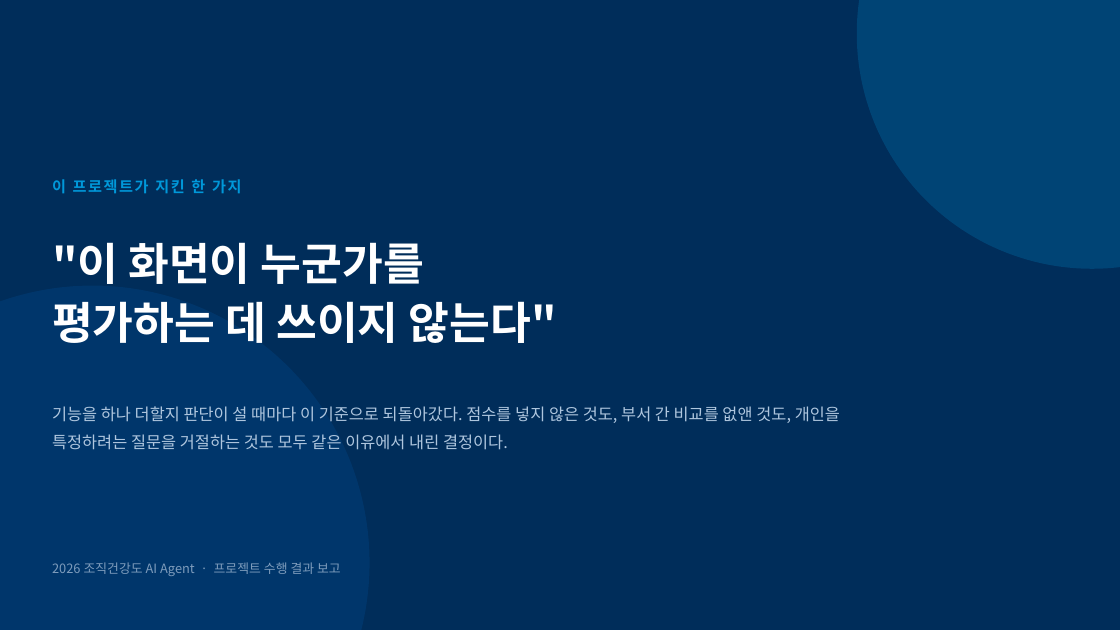
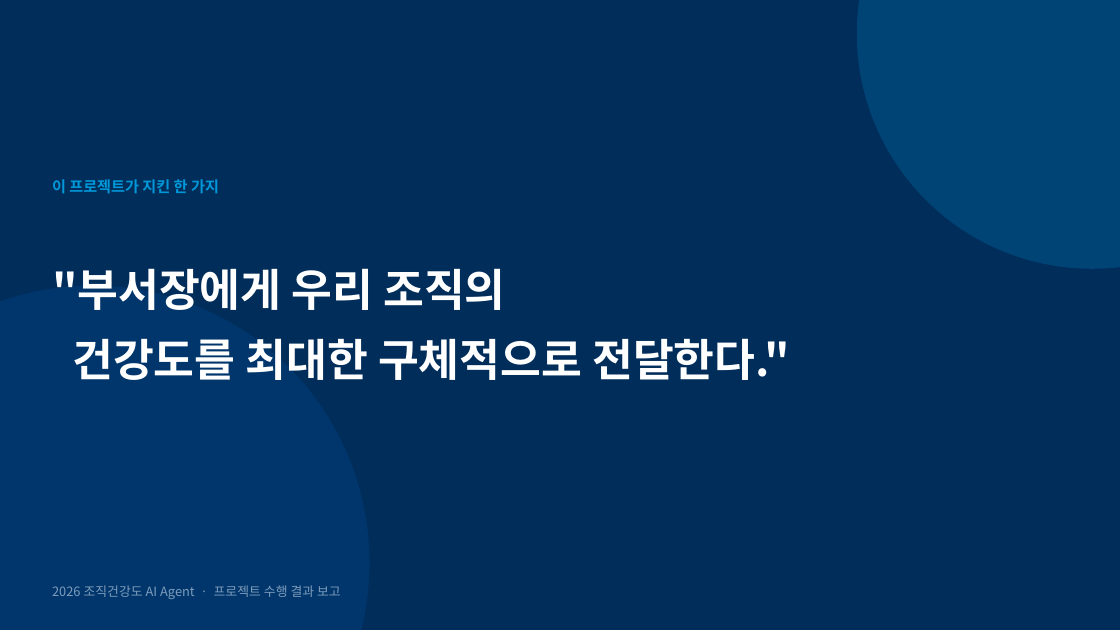
Before and after one commit to frypanegg/AI_PJT, a slide deck: slide 13 of Org_health_diag/docs/2026_조직건강도_AI_Agent_수행결과.pptx (slide 16 before the commit). Drawn at 1120x630 pixels with LibreOffice and Linux fonts; fonts in the diff are those of the drawing. Boxes give left, top, right and bottom in pixels: in the first picture for what was removed or moved away, otherwise in the second. Text is boxed around its words. In the diff, an @@ line names an element or a change of style, - is before the commit and + after.

```diff
--- a/Org_health_diag/docs/2026_조직건강도_AI_Agent_수행결과.pptx
+++ b/Org_health_diag/docs/2026_조직건강도_AI_Agent_수행결과.pptx
@@ text "이 프로젝트가 지킨 한 가지" at (52,179,219,194): letter spacing 1.4 to 0 pt @@
@@ text removed at (52,242,557,343) @@
-"이 화면이 누군가를
-평가하는 데 쓰이지 않는다"
@@ text added at (52,268,789,380), 38 pt, text #FFFFFF, bold @@
+"부서장에게 우리 조직의
+건강도를 최대한 구체적으로 전달한다."
@@ text removed at (52,406,840,450) @@
-기능을 하나 더할지 판단이 설 때마다 이 기준으로 되돌아갔다. 점수를 넣지 않은 것도, 부서 간 비교를 없앤 것도, 개인을 특정하려는 질문을 거절하는 것도 모두 같은 이유에서 내린 결정이다.
@@ text "2026 조직건강도 AI Agent · ...": place and size @@
-text "2026 조직건강도 AI Agent · ..." at (52,562,341,576)
+text "2026 조직건강도 AI Agent · ..." at (52,585,341,599)
```
Also in this commit, not shown: 11 other slides changed, 1 slide added, 4 slides removed.
